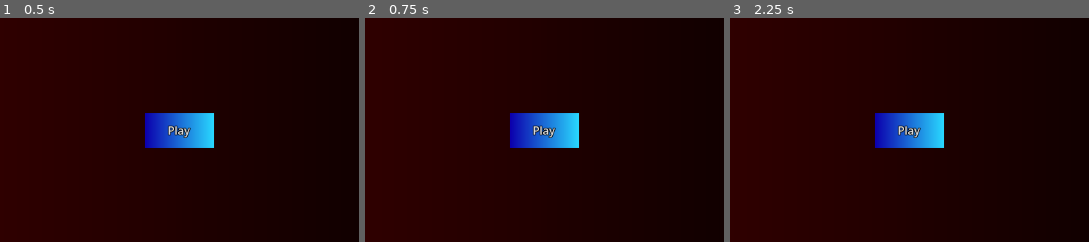
Above: before the commit, frames 1-3 (left to right).
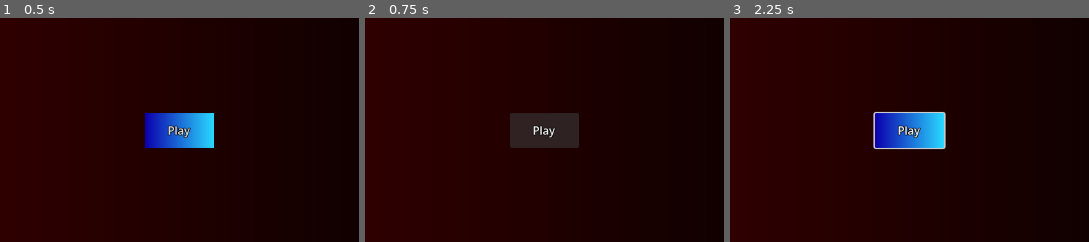
Above: after the commit, the same moments.

Repository: Vryllon/Meow_Miners
Game: Godot game, scene res://Scenes/Screens/play_screen.tscn
Two runs of this game, one before a commit and one after it. Both use one fixed random seed, a clock stepped at 60 frames per second and the inputs below. Before the commit the project has no main scene; this scene is started directly in both runs.
Inputs (mouse positions are % of the whole screen's width and height, from its top left):
- Up to frame 1 (0.5 s): no input
- Up to frame 2 (0.75 s): click "Play" at 0.5 s
- Up to frame 3 (2.25 s): click "Play" at 1.25 s; tap Enter at 2 s; move the mouse to (69, 45) at 2.02 s; hold Right (move_right) from 2.03 s (still down); hold E (interact) from 2.03 s (still down)
The pictures show only the part of the screen within x 19-69%, y 25-75%; the shares and areas given below are measured in that part.

Frame 1 is identical in both runs. In frame 2, 2.9% of the frame differs, in the area x 40-60%, y 42-59%; in frame 3, 0.4%.
Error after the commit: Invalid call. Nonexistent function 'play' in base 'Window'. (res://Scripts/Screens/play_screen.gd:10)

Commit message:
Added gamecontrol
added a parent game control node to handle the switching of screens and connected the play menu functionality to it

Diff:
--- a/meow-miners/Scenes/Characters/player.tscn
+++ b/meow-miners/Scenes/Characters/player.tscn
@@ -20,7 +20,7 @@
 rotation = 1.5707964
 shape = SubResource("CapsuleShape2D_2m74s")
 
-[node name="Camera2D" type="Camera2D" parent="." unique_id=1853399607]
+[node name="MainCamera" type="Camera2D" parent="." unique_id=1853399607]
 zoom = Vector2(1.5, 1.5)
 
 [node name="RayCast2D" type="RayCast2D" parent="." unique_id=823903933]
--- a/meow-miners/Scenes/Screens/play_screen.tscn
+++ b/meow-miners/Scenes/Screens/play_screen.tscn
@@ -28,6 +28,8 @@
 anchor_bottom = 1.0
 grow_horizontal = 2
 grow_vertical = 2
+size_flags_horizontal = 3
+size_flags_vertical = 3
 script = ExtResource("1_oqmmp")
 
 [node name="Play_Buton" type="Button" parent="." unique_id=2067011581]
@@ -54,6 +56,7 @@
 anchor_bottom = 1.0
 grow_horizontal = 2
 grow_vertical = 2
+mouse_filter = 2
 texture = SubResource("GradientTexture2D_018r1")
 
 [connection signal="pressed" from="Play_Buton" to="." method="_on_play_buton_pressed"]
--- /dev/null
+++ b/meow-miners/Scenes/game_control.tscn
@@ -0,0 +1,13 @@
+[gd_scene format=3 uid="uid://b6rbypc4b44mh"]
+
+[ext_resource type="Script" uid="uid://kqpneyq4m7aa" path="res://Scripts/game_control.gd" id="1_53cln"]
+[ext_resource type="PackedScene" uid="uid://ucr3qs72x4r1" path="res://Scenes/Screens/play_screen.tscn" id="2_voh78"]
+[ext_resource type="PackedScene" uid="uid://bsc66yi5ls8hn" path="res://Scenes/Screens/main_screen.tscn" id="3_22nys"]
+
+[node name="GameControl" type="Node" unique_id=1835300187]
+script = ExtResource("1_53cln")
+
+[node name="Play_Screen" parent="." unique_id=1985388514 instance=ExtResource("2_voh78")]
+
+[node name="Main_Screen" parent="." unique_id=1106334910 instance=ExtResource("3_22nys")]
+visible = false
--- a/meow-miners/Scripts/Screens/play_screen.gd
+++ b/meow-miners/Scripts/Screens/play_screen.gd
@@ -3,13 +3,13 @@
 
 # Called when the node enters the scene tree for the first time.
 func _ready() -> void:
-	pass # Replace with function body.
+	pass
 
 
 func play() -> void:
-	pass
-
+	get_parent().play()
 
 
 func _on_play_buton_pressed() -> void:
 	play()
+	print_debug("Play button clicked")
--- /dev/null
+++ b/meow-miners/Scripts/game_control.gd
@@ -0,0 +1,5 @@
+extends Node
+
+func play() -> void:
+	$Play_Screen.hide()
+	$Main_Screen.show()
--- a/meow-miners/project.godot
+++ b/meow-miners/project.godot
@@ -11,6 +11,7 @@
 [application]
 
 config/name="Meow_Miners"
+run/main_scene="uid://b6rbypc4b44mh"
 config/features=PackedStringArray("4.6", "GL Compatibility")
 config/icon="res://Art/icon.svg"
 
Not shown, added: meow-miners/Scripts/game_control.gd.uid
